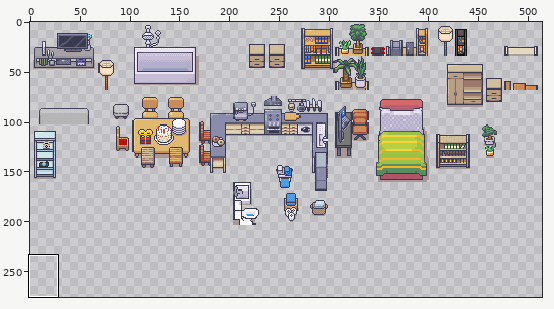
A sprite sheet gets an edit: tiles/Furniture.png. The first picture is a wide view before the edit; the outline marks the close-up.
Close-up. Before the commit:
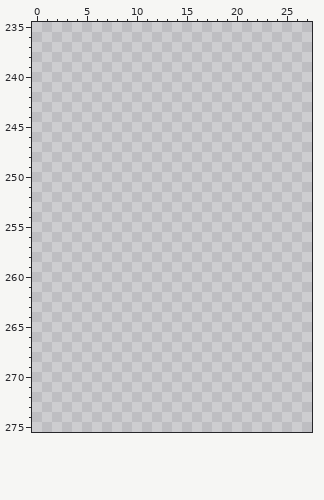
The file is 544x544 pixels. Colours within 5 levels of each other are drawn and written as one. Shown: x 0..27, y 235..275. The wide view leaves out empty margins. The commit also changed other parts of the picture, which this record leaves out.
And afterwards:
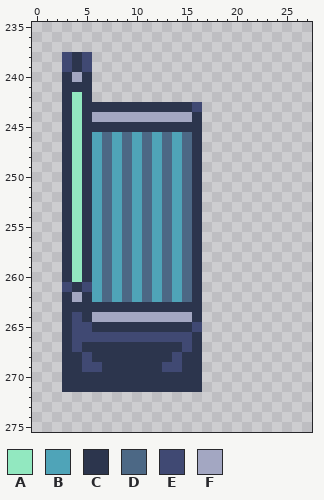
Palette (. is transparent): A #92e8c0  B #4fa4b8  C #2c354d  D #4c6885  E #404973  F #a3a7c2
Edits made:
The author put colour A in rows 242 to 260 at x 4.
The author put colour B in rows 246 to 262 at x 6, 8, 10, 12 and 14.
The author put colour C in rows 238 to 239 at x 4; in row 240 at x 3 and 5; in row 241 at x 3 to 5; in row 242 at x 3 and 5; in row 243 at x 3 and 5 to 15; in row 244 at x 3, 5 and 16.
The author put colour C in row 245 at x 3 and 5 to 16; in rows 246 to 260 at x 3, 5 and 16; in row 261 at x 4 and 16; in row 262 at x 3, 5 and 16; in row 263 at x 3 to 16; in row 264 at x 3, 5 and 16.
The author put colour C in row 265 at x 3 and 6 to 15; in row 266 at x 3 and 16; in row 267 at x 3, 5 to 14 and 16; in row 268 at x 3 to 4, 6 to 13 and 15 to 16; in row 269 at x 3 to 4, 7 to 12 and 15 to 16; in rows 270 to 271 at x 3 to 16.
The author put colour D in rows 246 to 262 at x 7, 9, 11, 13 and 15.
The author put colour E in rows 238 to 239 at x 3 and 5; in row 243 at x 16; in row 261 at x 3 and 5; in row 264 at x 4; in row 265 at x 4 to 5 and 16; in row 266 at x 4 to 15.
The author put colour E in row 267 at x 4 and 15; in row 268 at x 5 and 14; in row 269 at x 5 to 6 and 13 to 14.
The author put colour F in row 240 at x 4; in row 244 at x 6 to 15; in row 262 at x 4; in row 264 at x 6 to 15.
Boxes around the changes in both close-ups, in picture pixels (x1, y1, x2, y2):
added: (62, 52, 202, 392)
